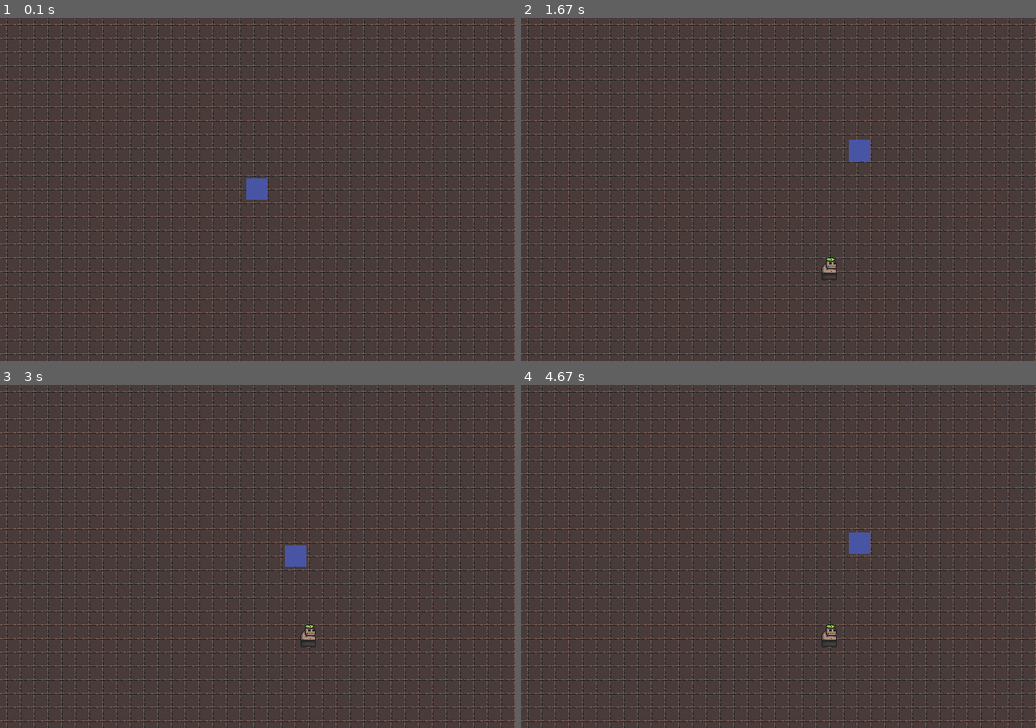
Above: before the commit, frames 1-4 (two rows, left to right).
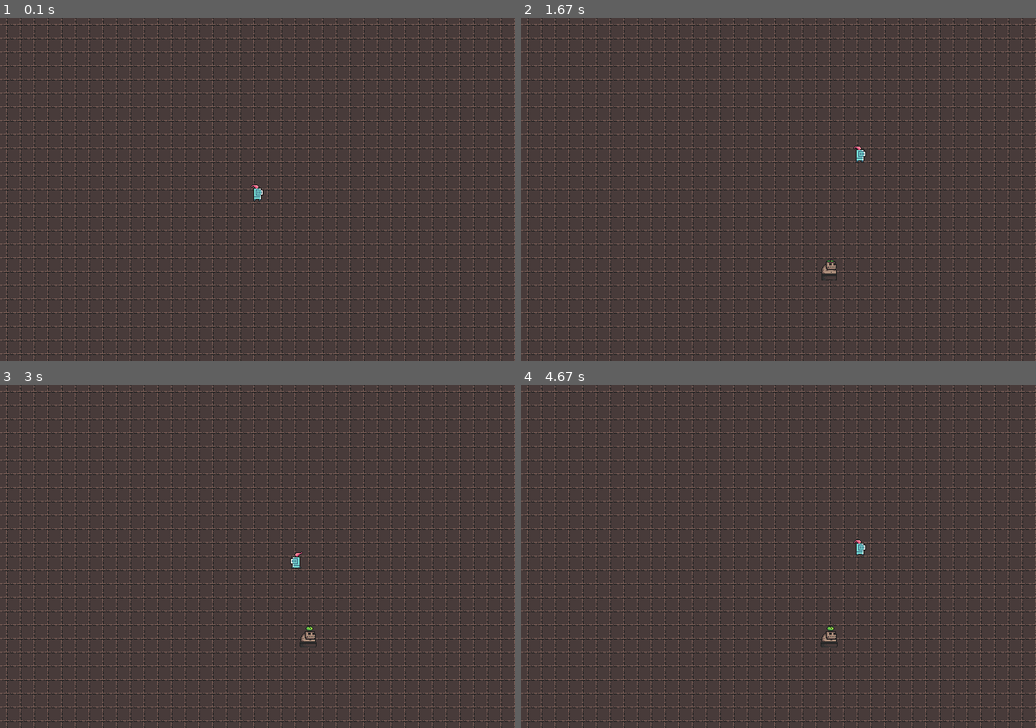
Above: after the commit, the same moments.

Repository: YoungTeurus/PYGame_Tutuorial
Game: pygame game, started from __main__.py
Same seed, same stepped clock (60 frames per second), same inputs: the game is played once before the commit and once after it.
Inputs (mouse positions are in pixels of both pictures, inside the frame that each line leads up to):
- Up to frame 1 (0.1 s): no input
- Up to frame 2 (1.67 s): hold D 0.33-0.8 s; move the mouse to (757, 203) at 0.37 s; press the mouse at (830, 264) at 0.87 s; move the mouse to (721, 203) at 0.97 s; release the mouse at (618, 138) at 1.1 s; hold W 1.17-1.47 s; hold D from 1.5 s (still down)
- Up to frame 3 (3 s): release D at 1.97 s; hold A 2-2.53 s; hold S 2.57-2.87 s; hold A from 2.9 s (still down)
- Up to frame 4 (4.67 s): release A at 3.3 s; hold W 3.33-3.7 s; hold D 3.73-4.37 s; hold S from 4.4 s (still down)

The runs differ from the first frame. In frame 1, 0.3% of the frame differs, in the area x 47-52%, y 46-54%; in frame 2, 0.3%; in frame 3, 0.4%, in the area x 55-62%, y 46-77%; in frame 4, 0.4%.

Commit message:
Поворот текстур, текстуры врагов и игрока

Diff:
--- a/__main__.py
+++ b/__main__.py
@@ -27,6 +27,7 @@
 window_w = 600
 window_h = 400
 FPS = 30
+ticks_before_change_frame = 5  # Сколько тиков должно пройти перед сменой кадра
 
 
 # Класс камеры для отрисовки мира?
@@ -85,14 +86,15 @@
     w = None
     h = None
     need_to_scale = False
+    looking_left = False
 
     def __init__(self, surface, x, y, image, size=None):
         WorldObject.__init__(self, surface, x, y)
         pygame.sprite.Sprite.__init__(self)
         self.image = image
         self.rect = self.image.get_rect()
-        self.rect.x += self.x
-        self.rect.y += self.y
+        self.rect.x += int(self.x)
+        self.rect.y += int(self.y)
         if size is not None:
             self.w = size[0]
             self.h = size[1]
@@ -121,17 +123,43 @@
             else:
                 surface_to_draw = self.image
 
+            if self.looking_left:
+                surface_to_draw = pygame.transform.flip(surface_to_draw, True, False)
+
             self.surface.blit(surface_to_draw, rect_to_draw)
             return True
         return False
 
 
+# Класс объекта с анимацией
+class AnimatedObject(SpritedObject):
+    frame = 0
+    timer = 0
+
+    def __init__(self, surface, x, y, image_list, size=None):
+        SpritedObject.__init__(self, surface, x, y, image_list[0], size)
+        self.image_list = image_list
+        self.len_of_image_list = len(self.image_list)
+
+    def move(self, dx, dy):
+        super().move(dx, dy)
+        self.rect.x = int(self.x - (self.w / 2))
+        self.rect.y = int(self.y - (self.h / 2))
+
+    def tick(self):
+        self.timer += 1
+        if self.timer > ticks_before_change_frame:
+            self.timer = 0
+            self.frame = (self.frame + 1) % self.len_of_image_list
+            self.image = self.image_list[self.frame]
+
+
 # Класс игрока, хранящий камеру
-class Player(WorldObject):
+class Player(AnimatedObject):
     speed = 5
 
-    def __init__(self, surface, x, y, camera):
-        super().__init__(surface, x, y)
+    def __init__(self, surface, x, y, camera, image_list, size=None):
+        super().__init__(surface, x, y, image_list, size)
         self.camera = camera
 
     def player_move(self, direction):
@@ -144,10 +172,12 @@
             if self.y + self.camera.y > window_h - 10 - self.h:  # Расстояние до края окна - 10 пикселей
                 self.camera.move(0, -self.speed)
         if direction == 'left':
+            self.looking_left = True
             self.move(-self.speed, 0)
             if self.x + self.camera.x < 10 + self.w:  # Расстояние до края окна - 10 пикселей
                 self.camera.move(self.speed, 0)
         if direction == 'right':
+            self.looking_left = False
             self.move(self.speed, 0)
             if self.x + self.camera.x > window_w - 10 - self.w:  # Расстояние до края окна - 10 пикселей
                 self.camera.move(-self.speed, 0)
@@ -163,7 +193,18 @@
 
     # Предзагрузка картинок
     directory_to_load = get_script_dir()
-    enemy_1_img = pygame.image.load(directory_to_load + "\\enemy_1.png").convert_alpha()
+    enemy_1_animation = [
+        pygame.image.load(directory_to_load + "\\sprites\\big_zombie_idle_anim_f0.png").convert_alpha(),
+        pygame.image.load(directory_to_load + "\\sprites\\big_zombie_idle_anim_f1.png").convert_alpha(),
+        pygame.image.load(directory_to_load + "\\sprites\\big_zombie_idle_anim_f2.png").convert_alpha(),
+        pygame.image.load(directory_to_load + "\\sprites\\big_zombie_idle_anim_f3.png").convert_alpha(),
+    ]
+    player_animation = [
+        pygame.image.load(directory_to_load + "\\sprites\\knight_f_idle_anim_f0.png").convert_alpha(),
+        pygame.image.load(directory_to_load + "\\sprites\\knight_f_idle_anim_f1.png").convert_alpha(),
+        pygame.image.load(directory_to_load + "\\sprites\\knight_f_idle_anim_f2.png").convert_alpha(),
+        pygame.image.load(directory_to_load + "\\sprites\\knight_f_idle_anim_f3.png").convert_alpha(),
+    ]
     floor_img = pygame.image.load(directory_to_load + "\\floor.png").convert_alpha()
 
     # Объявление карты и массива объектов
@@ -174,7 +215,7 @@
     object_placed = False  # Флаг для установки объекта
 
     # Игрок
-    player = Player(window, window_w / 2, window_h / 2, Camera())
+    player = Player(window, window_w / 2, window_h / 2, Camera(), player_animation, (16, 28))
     objects.append(player)
 
     # Заполнение карты
@@ -200,12 +241,11 @@
 
         if mouse_pressed[0]:
             if not object_placed:
-                # objects.append(WorldObject(window, mouse_pos[0] - player.camera.x, mouse_pos[1] - player.camera.y))
-                objects.append(SpritedObject(window,
-                                             mouse_pos[0] - player.camera.x,
-                                             mouse_pos[1] - player.camera.y,
-                                             enemy_1_img, (32, 34)
-                                             )
+                objects.append(AnimatedObject(window,
+                                              mouse_pos[0] - player.camera.x,
+                                              mouse_pos[1] - player.camera.y,
+                                              enemy_1_animation, (32, 34)
+                                              )
                                )
                 object_placed = True  # Запрещаем создавать новые объекты до отжатия ЛКМ
         else:
@@ -222,7 +262,7 @@
             player.player_move('down')
 
         # Отрисовка карты
-        num_of_drawn_objects = 0
+        num_of_drawn_objects = 0  # Количество отрисованных объектов
         for tile in map_tiles:
             if tile.draw(player.camera):
                 num_of_drawn_objects += 1
@@ -231,7 +271,7 @@
         for obj in objects:
             if obj.draw(player.camera):  # Если объект был отрисован
                 num_of_drawn_objects += 1
-        print(num_of_drawn_objects)
+        # print(num_of_drawn_objects)
 
         # Такт игры
         for obj in objects:
Binary file added: sprites/big_zombie_idle_anim_f0.png
Binary file added: sprites/big_zombie_idle_anim_f1.png
Binary file added: sprites/big_zombie_idle_anim_f2.png
Binary file added: sprites/big_zombie_idle_anim_f3.png
Binary file added: sprites/knight_f_idle_anim_f0.png
Binary file added: sprites/knight_f_idle_anim_f1.png
Binary file added: sprites/knight_f_idle_anim_f2.png
Binary file added: sprites/knight_f_idle_anim_f3.png
